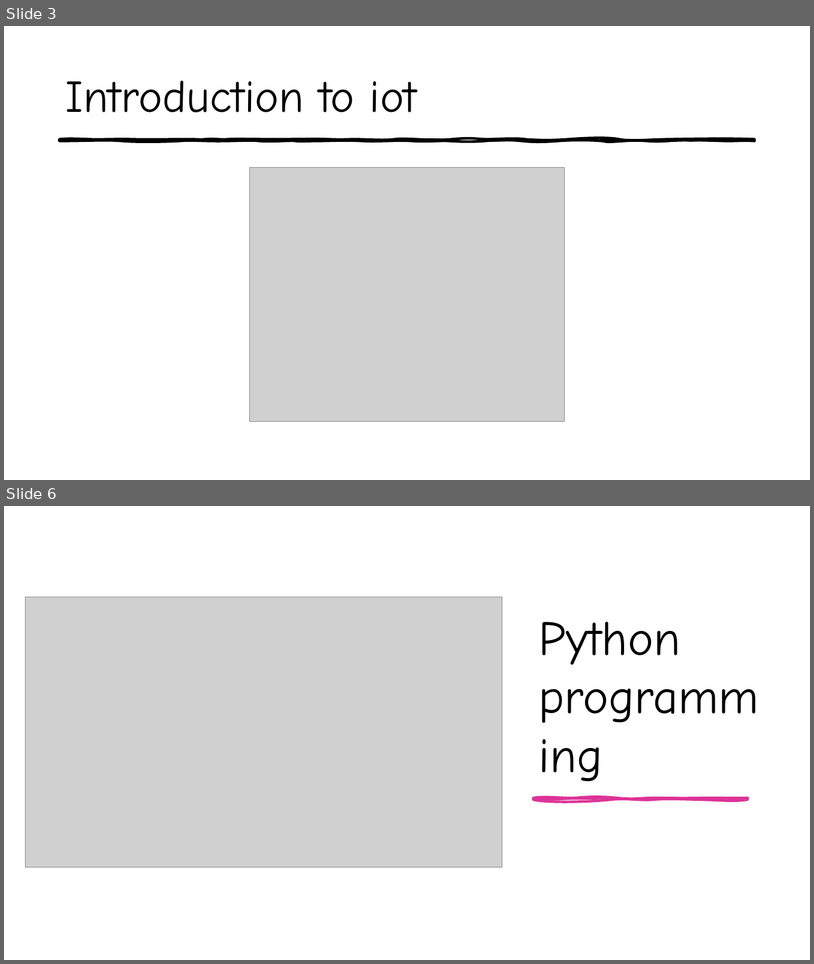
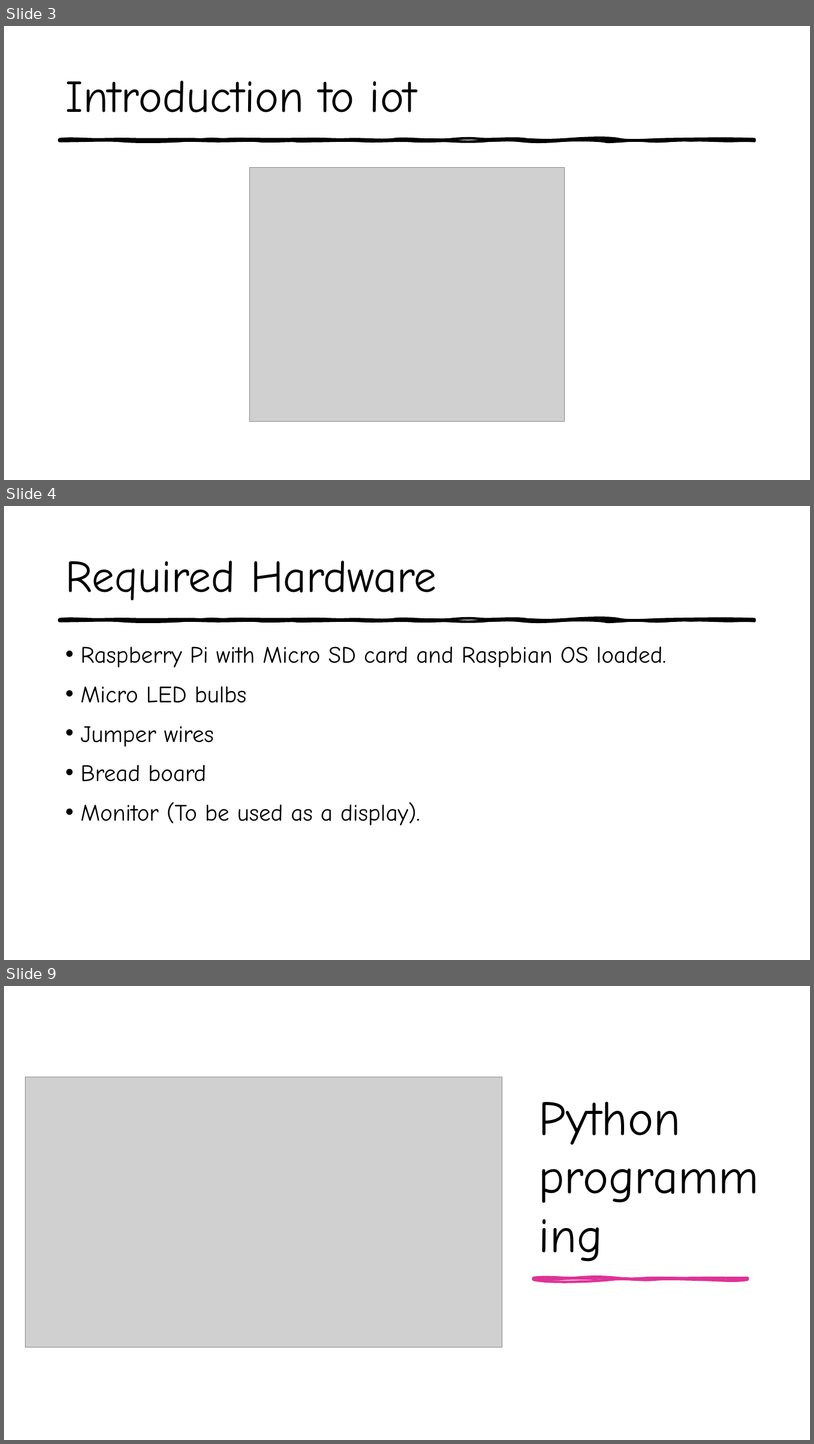
Before and after one commit to aswinpchn/Task, a slide deck: LEDController Raspberry Pi/Build your own smart device.pptx. Shown one above the other, each under a label of ours: slides 3 and 6 before the commit, slides 3, 4 and 9 after it; the slides between them are not shown. The pictures are 814x964 and 814x1444 pixels, drawn with LibreOffice and Linux fonts; fonts in the diff are those of the drawing; grey boxes stand for pictures. Boxes give left, top, right and bottom in pixels: in the first picture for what was removed or moved away, otherwise in the second. Text is boxed around its words. In the diff, an @@ line names an element or a change of style, - is before the commit and + after.

```diff
--- a/LEDController Raspberry Pi/Build your own smart device.pptx
+++ b/LEDController Raspberry Pi/Build your own smart device.pptx
@@ slide 4 added at <box>4,506,810,960</box>, background #FFFFFF; not listed: 1 template element that a slide beside it also shows @@
@@ title added at <box>65,561,437,600</box>, 54 pt, text #000000 @@
+Required Hardware
@@ text added at <box>81,646,667,825</box>, 28 pt, text #000000 @@
+• Raspberry Pi with Micro SD card and Raspbian OS loaded.
+• Micro LED bulbs
+• Jumper wires
+• Bread board
+• Monitor (To be used as a display).
@@ what was slide 6 is now slide 9 @@
```
Also in this commit, not shown: 5 slides changed, 6 other slides added, 1 slide removed, 2 other files.
